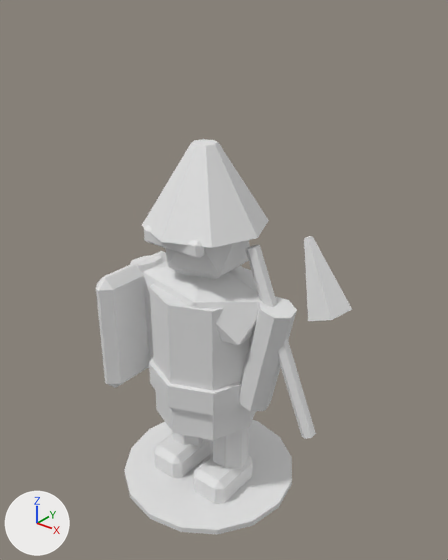
What one commit did to the FBX model Assets/Art/Models/Generated/Guard.fbx.
One viewpoint serves both versions: a 50 mm camera at (1.39, -1.631, 1.983) aimed at (0.083, 0.003, 0.97). The axes (+X, +Y, +Z) are drawn at lower left. The lights are the same throughout. The older version comes first. Where no turn or scale is listed for an object, it has been applied to the vertices.

Script lines for the objects in view, before the commit:
```python
me_boot_mesh_001 = bpy.data.meshes.new('Boot_Mesh.001')
me_boot_mesh_001.from_pydata(...)  # 24 vertices, 26 faces; spans x -0.082..0.082, y -0.125..0.125, z -0.066..0.066
me_boot_mesh_001.materials.append(mat_dc_defender)  # white #e7e7e7
me_shield_mesh = bpy.data.meshes.new('Shield_Mesh')
me_shield_mesh.from_pydata(...)  # 24 vertices, 26 faces; spans x -0.047..0.047, y -0.203..0.203, z -0.257..0.257
me_shield_mesh.materials.append(mat_dc_defender)  # white #e7e7e7
me_weapon_mesh = bpy.data.meshes.new('Weapon_Mesh')
me_weapon_mesh.from_pydata(...)  # 12 vertices, 8 faces; spans x -0.161..0.161, y -0.027..0.027, z -0.352..0.352
me_weapon_mesh.materials.append(mat_dc_fire)  # white #e7e7e7
me_weaponblade_mesh = bpy.data.meshes.new('WeaponBlade_Mesh')
me_weaponblade_mesh.from_pydata(...)  # 10 vertices, 7 faces; spans x -0.063..0.118, y -0.063..0.078, z -0.151..0.128
me_weaponblade_mesh.materials.append(mat_dc_metal)  # white #e7e7e7
ob_boot_001 = bpy.data.objects.new('Boot.001', me_boot_mesh_001)
ob_boot_001.location = (0.117, -0.043, 0.078)
ob_shield = bpy.data.objects.new('Shield', me_shield_mesh)
ob_shield.location = (-0.328, -0.062, 0.686)
ob_weapon = bpy.data.objects.new('Weapon', me_weapon_mesh)
ob_weapon.location = (0.351, 0.0, 0.796)
ob_weaponblade = bpy.data.objects.new('WeaponBlade', me_weaponblade_mesh)
ob_weaponblade.location = (0.484, 0.0, 1.108)
# also in view: 'Leg.001' at (0.117, 0.004, 0.296); 'BlobShadow' at (0.0, 0.0, 0.025); 'Shoulders' at (0.0, 0.0, 0.874); 'Arm.001' at (0.281, 0.003, 0.718); 'Belt' at (0.0, 0.0, 0.538)
```
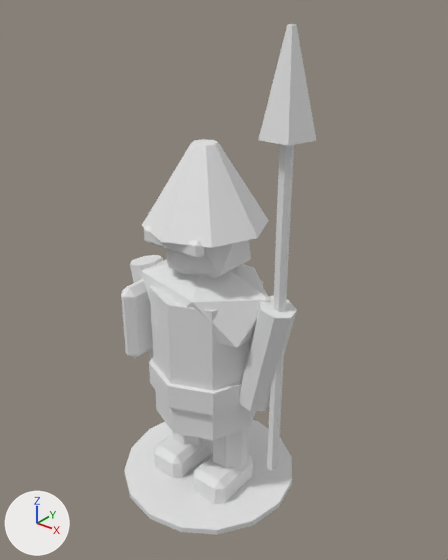
Changed parts and their boxes [x1, y1, x2, y2] in the pictures (448 x 560 px):
'Shield', deleted
    before: [96, 251, 167, 388]
'GuardSpearTip', added
    after: [258, 24, 316, 146]
'GuardSpearShaft', added
    after: [267, 144, 294, 471]
'WeaponBlade', deleted
    before: [304, 236, 352, 321]
'Weapon', deleted
    before: [245, 245, 316, 439]
'GuardBuckler', added
    after: [121, 279, 153, 359]

The change, as a diff of the scene's bpy script:
```diff
--- a/Assets/Art/Models/Generated/Guard.fbx.py
+++ b/Assets/Art/Models/Generated/Guard.fbx.py
@@ me_guardspeartip_mesh @@
+me_guardspeartip_mesh.from_pydata(...)  # a 5-sided cut cone along z (radius 0.094 at the low end, 0.014 at the high end) spanning x -0.089..0.089, y -0.076..0.094, z -0.164..0.164
+me_guardspeartip_mesh.materials.append(mat_dc_defender)  # white #e7e7e7
@@ me_guardspearshaft_mesh @@
+me_guardspearshaft_mesh.from_pydata(...)  # a 7-sided cylinder along z spanning x -0.023..0.023, y -0.021..0.023, z -0.71..0.71
+me_guardspearshaft_mesh.materials.append(mat_dc_stone)  # white #e7e7e7
@@ me_guardbuckler_mesh @@
+me_guardbuckler_mesh.from_pydata(...)  # 24 vertices, 26 faces; spans x -0.039..0.039, y -0.117..0.117, z -0.164..0.164
+me_guardbuckler_mesh.materials.append(mat_dc_defender)  # white #e7e7e7
@@ ob_shield @@
-ob_shield = bpy.data.objects.new('Shield', me_shield_mesh)
-ob_shield.location = (-0.328, -0.062, 0.686)
@@ ob_weaponblade @@
-ob_weaponblade = bpy.data.objects.new('WeaponBlade', me_weaponblade_mesh)
-ob_weaponblade.location = (0.484, 0.0, 1.108)
@@ ob_weapon @@
-ob_weapon = bpy.data.objects.new('Weapon', me_weapon_mesh)
-ob_weapon.location = (0.351, 0.0, 0.796)
@@ ob_guardspeartip @@
+ob_guardspeartip = bpy.data.objects.new('GuardSpearTip', me_guardspeartip_mesh)
+ob_guardspeartip.location = (0.335, 0.0, 1.7)
@@ ob_guardspearshaft @@
+ob_guardspearshaft = bpy.data.objects.new('GuardSpearShaft', me_guardspearshaft_mesh)
+ob_guardspearshaft.location = (0.335, 0.0, 0.92)
@@ ob_guardbuckler @@
+ob_guardbuckler = bpy.data.objects.new('GuardBuckler', me_guardbuckler_mesh)
+ob_guardbuckler.location = (-0.265, -0.078, 0.733)
```
